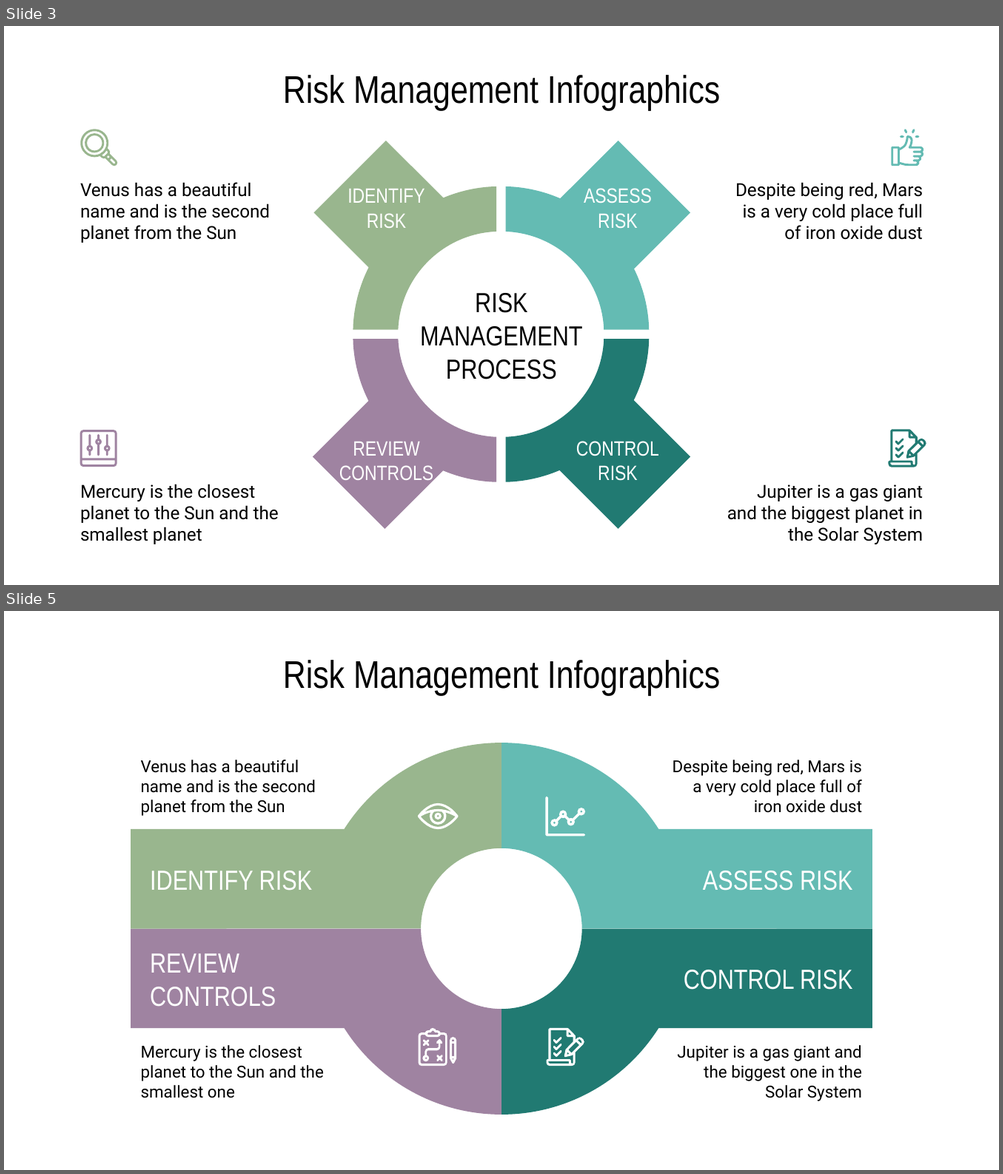
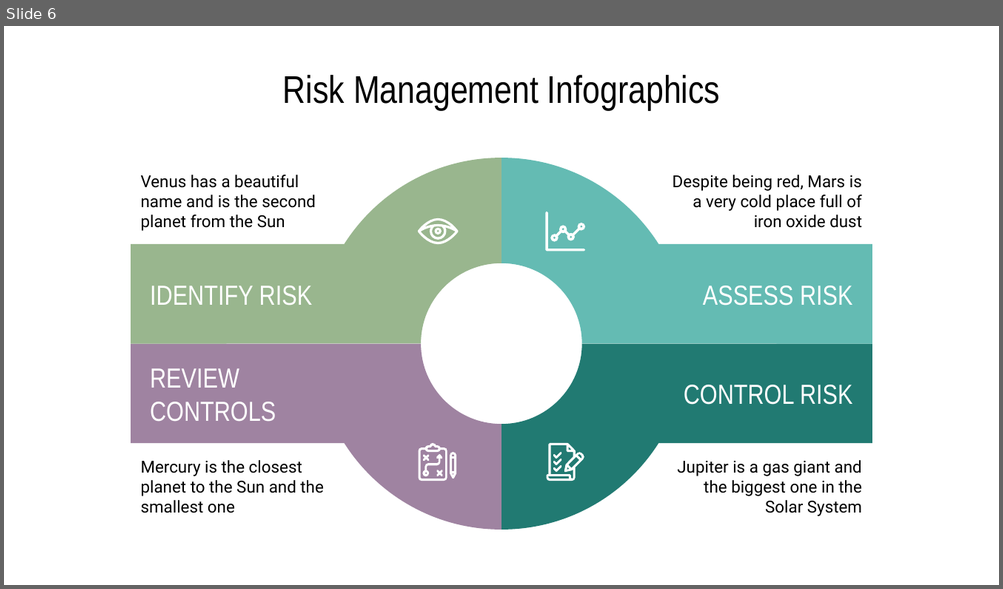
Before and after one commit to vrobles/Proyecto_Grupo3, a slide deck: Risk Management Infographics by Slidesgo.pptx. Shown one above the other, each under a label of ours: slides 3 and 5 before the commit, slide 6 after it; the slides between them are not shown. The pictures are 1003x1174 and 1003x589 pixels, drawn with LibreOffice and Linux fonts; fonts in the diff are those of the drawing. Boxes give left, top, right and bottom in pixels: in the first picture for what was removed or moved away, otherwise in the second. Text is boxed around its words. In the diff, an @@ line names an element or a change of style, - is before the commit and + after.

```diff
--- a/Risk Management Infographics by Slidesgo.pptx
+++ b/Risk Management Infographics by Slidesgo.pptx
@@ slide 3 removed at box(4, 26, 999, 585), background #FFFFFF @@
@@ title removed at box(283, 75, 720, 111) @@
-Risk Management Infographics
@@ freeform shape removed at box(79, 130, 119, 167) @@
@@ freeform shape removed at box(84, 133, 105, 153) @@
@@ group removed at box(891, 130, 924, 167): 5 freeform shapes @@
@@ diamond removed at box(313, 141, 458, 284) @@
@@ diamond removed at box(546, 141, 690, 284) @@
@@ text removed at box(80, 182, 270, 243) @@
-Venus has a beautiful name and is the second planet from the Sun
@@ text removed at box(347, 189, 424, 228) @@
-IDENTIFY
-RISK
@@ freeform shape removed at box(353, 186, 496, 329) @@
@@ freeform shape removed at box(505, 186, 649, 329) @@
@@ text removed at box(583, 188, 652, 228) @@
-ASSESS
-RISK
@@ text removed at box(735, 182, 923, 240) @@
-Despite being red, Mars is a very cold place full of iron oxide dust
@@ text removed at box(420, 293, 583, 380) @@
-RISK
-MANAGEMENT
-PROCESS
@@ freeform shape removed at box(353, 339, 496, 483) @@
@@ freeform shape removed at box(505, 339, 649, 483) @@
@@ diamond removed at box(313, 385, 457, 529) @@
@@ diamond removed at box(546, 385, 690, 529) @@
@@ group removed at box(79, 430, 116, 466): 4 freeform shapes @@
@@ text removed at box(339, 442, 433, 485) @@
-REVIEW
-CONTROLS
@@ text removed at box(576, 441, 659, 481) @@
-CONTROL
-RISK
@@ group removed at box(888, 430, 927, 468): 4 freeform shapes @@
@@ text removed at box(80, 484, 279, 545) @@
-Mercury is the closest planet to the Sun and the smallest planet
@@ text removed at box(727, 485, 922, 545) @@
-Jupiter is a gas giant and the biggest planet in the Solar System
@@ what was slide 5 is now slide 6 @@
```
Also in this commit, not shown: 1 slide changed, 4 slides added, 2 other slides removed.
